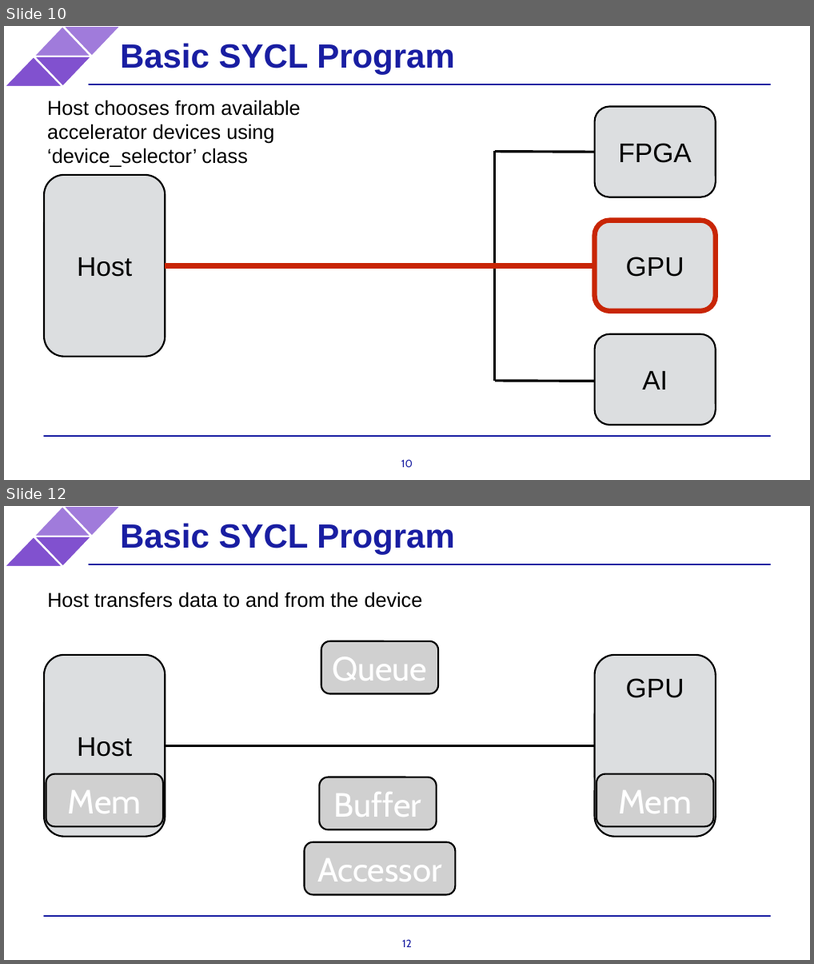
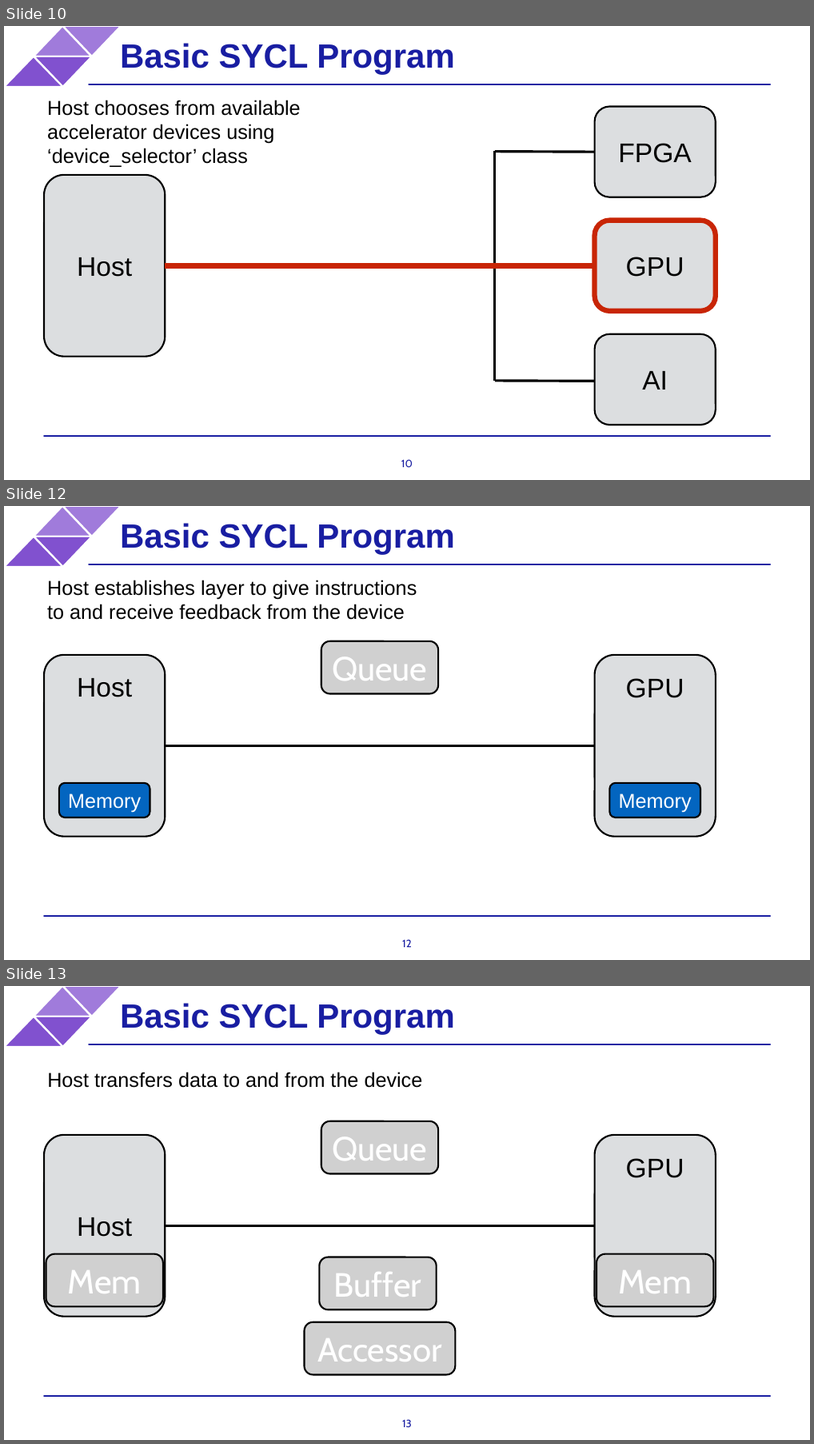
Before and after one commit to BenjaminMFindley/Reconfig-2-SYCL-DPCPP, a slide deck: Slides/SYCL intro.pptx. Shown one above the other, each under a label of ours: slides 10 and 12 before the commit, slides 10, 12 and 13 after it; the slides between them are not shown. The pictures are 814x964 and 814x1444 pixels, drawn with LibreOffice and Linux fonts; fonts in the diff are those of the drawing; grey boxes stand for pictures; background and template pictures are left out. Boxes give left, top, right and bottom in pixels: in the first picture for what was removed or moved away, otherwise in the second. Text is boxed around its words. In the diff, an @@ line names an element or a change of style, - is before the commit and + after.

```diff
--- a/Slides/SYCL intro.pptx
+++ b/Slides/SYCL intro.pptx
@@ slide 12 added at box(4, 506, 810, 960), background #FFFFFF; not listed: 6 template elements that a slide beside it also shows @@
@@ title added at box(120, 523, 455, 555), 40 pt, text #191EA2, bold @@
+Basic SYCL Program
@@ text added at box(47, 580, 417, 620), 24 pt, text #000000 @@
+Host establishes layer to give instructions to and receive feedback from the device
@@ picture added at box(322, 641, 439, 693), 40 pt, text #FFFFFF @@
+Queue
@@ rounded rectangle added at box(44, 655, 165, 836), fill #DCDEE0, outline #000000 2 pt @@
@@ rounded rectangle added at box(595, 655, 716, 836), fill #DCDEE0, outline #000000 2 pt @@
@@ text added at box(77, 678, 132, 697), 32 pt, text #000000 @@
+Host
@@ text added at box(626, 678, 685, 698), 32 pt, text #000000 @@
+GPU
@@ text added at box(44, 714, 165, 777), 32 pt, text #000000 @@
+Host
@@ rounded rectangle added at box(595, 700, 716, 791), fill #DCDEE0, outline #000000 2 pt @@
@@ line added from (165, 745) to (595, 745), #000000 3 pt @@
@@ text added at box(595, 725, 716, 765), 32 pt, text #000000 @@
+GPU
@@ rounded rectangle added at box(59, 783, 150, 817), fill #0365C0, outline #000000 2 pt, 24 pt, text #FFFFFF @@
+Memory
@@ rounded rectangle added at box(610, 783, 701, 817), fill #0365C0, outline #000000 2 pt, 24 pt, text #FFFFFF @@
+Memory
@@ page number added at box(402, 939, 412, 947), 12.7 pt, text #191EA2 @@
+12
@@ what was slide 12 is now slide 13 @@
@@ page number at box(402, 1419, 412, 1427): text changed @@
-12
+13
```
Also in this commit, not shown: 1 slide changed.
